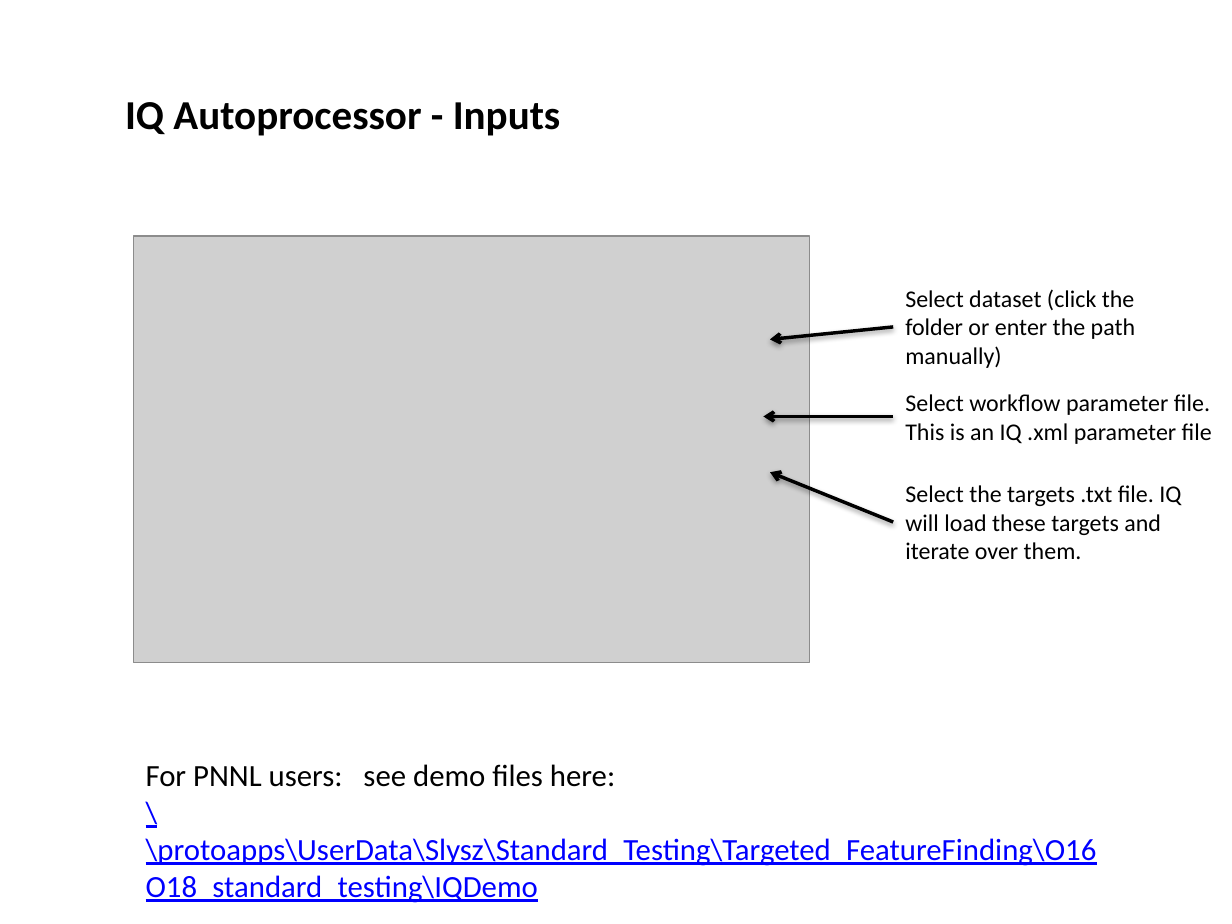
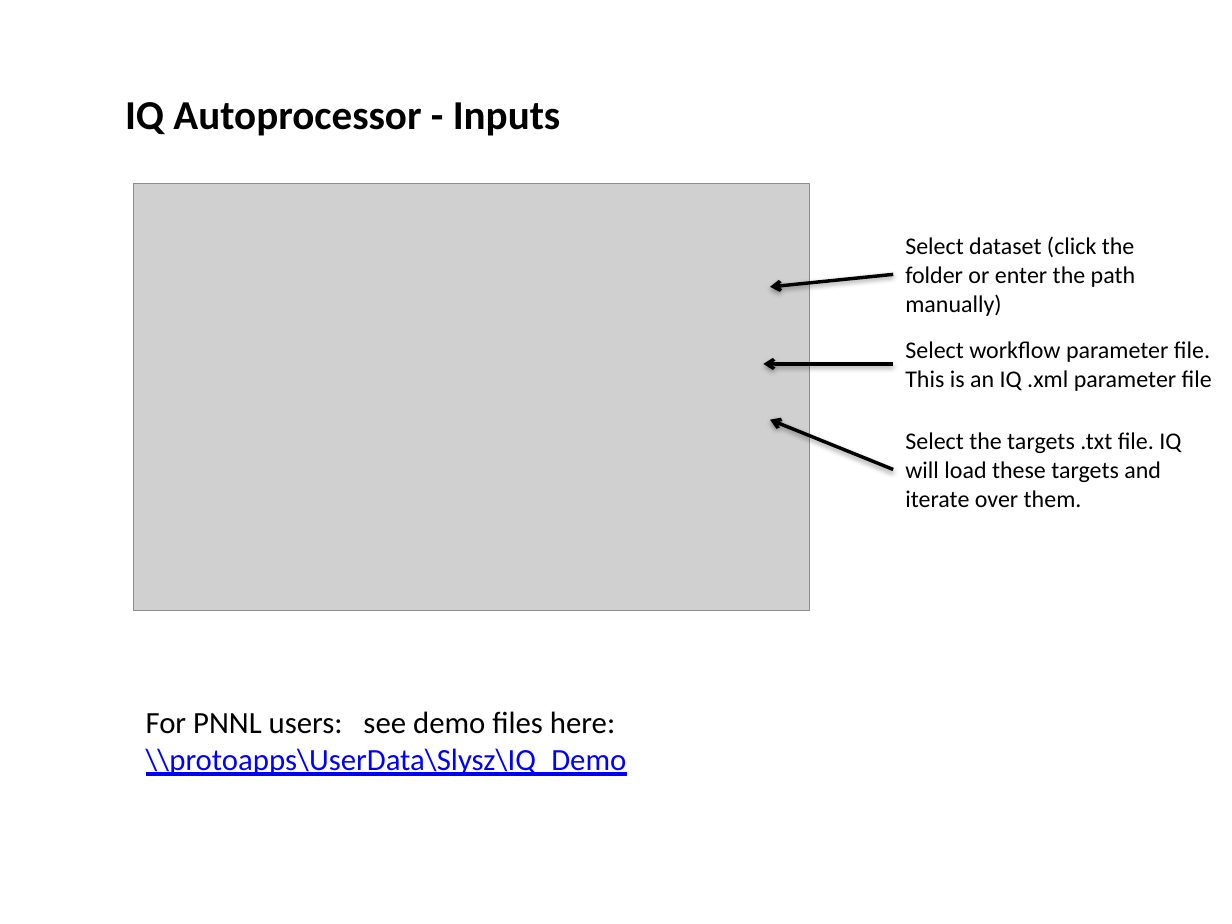
Before and after one commit to PNNL-Comp-Mass-Spec/DeconTools, a slide deck: slide 2 of Documents/IQ software instructions.pptx (slide 1 before the commit). Drawn at 1232x924 pixels with LibreOffice and Linux fonts; fonts in the diff are those of the drawing; grey boxes stand for pictures. Boxes give left, top, right and bottom in pixels: in the first picture for what was removed or moved away, otherwise in the second. Text is boxed around its words. In the diff, an @@ line names an element or a change of style, - is before the commit and + after.

```diff
--- a/Documents/IQ software instructions.pptx
+++ b/Documents/IQ software instructions.pptx
@@ 1 picture, 1 text, 1 arrow: place and size @@
-1 picture, 1 text, 1 arrow at (133,237,1135,663)
+1 picture, 1 text, 1 arrow at (133,184,1135,610)
@@ 2 texts, 2 arrows: place and size @@
-2 texts, 2 arrows at (770,326,1212,559)
+2 texts, 2 arrows at (770,275,1212,507)
@@ text "For PNNL users: see demo ...": place and size @@
-text "For PNNL users: see demo ..." at (146,764,1097,903)
+text "For PNNL users: see demo ..." at (146,711,627,776)
@@ text at (146,748,627,776): text changed @@
-\\protoapps\UserData\Slysz\Standard_Testing\Targeted_FeatureFinding\O16O18_standard_testing\IQDemo
+\\protoapps\UserData\Slysz\IQ_Demo
```
Also in this commit, not shown: 4 slides added, 57 other files.
